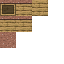
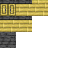
Two versions of the same layered image (64x64). Layer-by-layer changes:
renamed "Variant1" to "Polished", showed the group it (6 layers) over [0, 3, 32, 20]
renamed "Variant3" to "Big", hid the group it (5 layers) over [0, 3, 32, 20]
renamed "Open" to "Open Big", hid the group it (1 layers) over [0, 3, 32, 20]
hid "Polished Granite" over [0, 0, 32, 48]
showed "polished Deepslate" over [0, 0, 32, 48]
added layer "Bamboo" in group "Wood Types" over [0, 0, 48, 32]
renamed "oak" to "Oak", hid it, painted on it over [0, 0, 48, 32]
